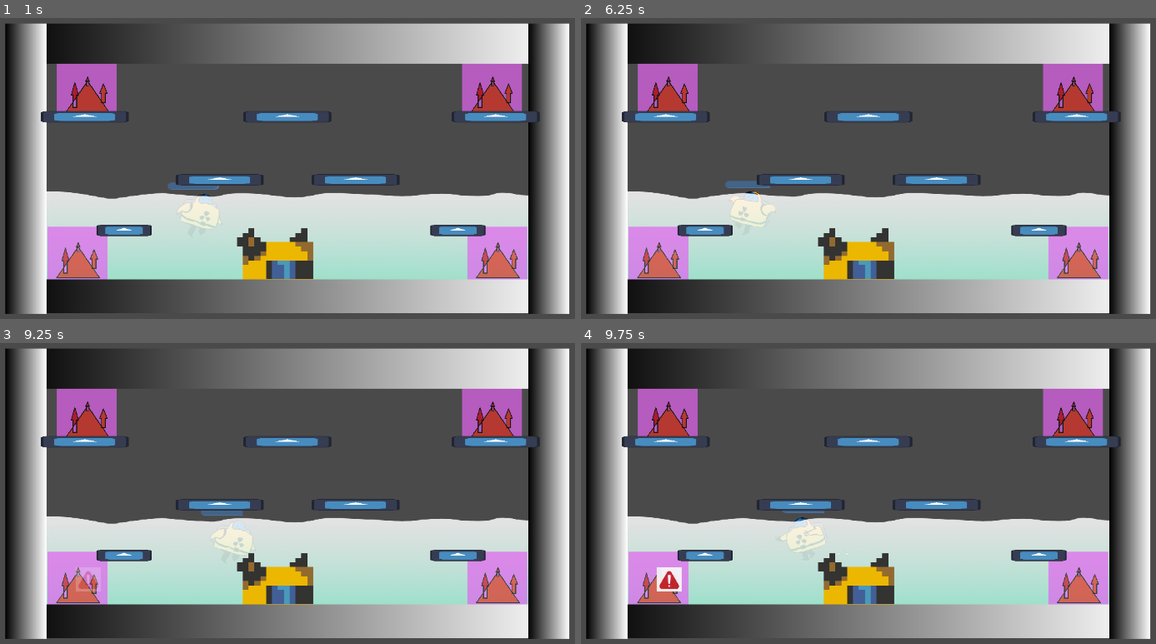
Above: before the commit, frames 1-4 (two rows, left to right).
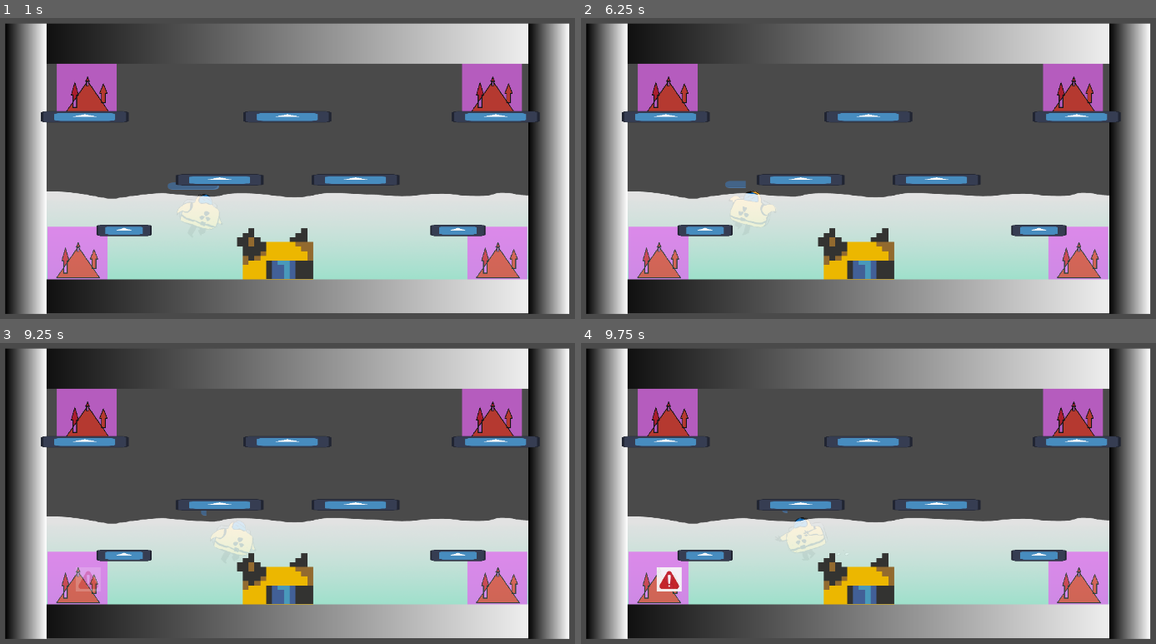
Above: after the commit, the same moments.

Repository: dareios99/GodotJam
Game: Godot game, scene res://main.tscn
The game is run twice, just before and just after one commit, with the same random seed, the same clock (stepped at 60 frames per second) and the same inputs. The engine's default icon, where the game draws it, is replaced by a stand-in: a white triangle on a blue panel in a dark square.
Inputs:
- Up to frame 1 (1 s): tap Enter at 0.5 s; hold Right (right) from 0.53 s (still down); tap X (activate_task) at 0.6 s; tap Space (jump) at 0.77 s
- Up to frame 2 (6.25 s): tap X (activate_task) every 0.75 s from 1.35 to 5.85 s; tap Space (jump) at 1.52, 2, 3.02, 3.77, 4.52, 5.75, 6.02 s; release Right (right) at 2.03 s; hold Left (left) 2.03-2.78 s; hold Right (right) 2.78-4.28 s; tap Enter at 4.25 s; hold Left (left) 4.28-5.03 s; hold Right (right) 5.03-5.78 s; hold Left (left) from 5.78 s (still down)
- Up to frame 3 (9.25 s): tap X (activate_task) every 0.75 s from 6.6 to 8.85 s; tap Space (jump) at 6.77, 7.52, 9.02 s; release Left (left) at 7.28 s; hold Right (right) from 7.28 s (still down)
- Up to frame 4 (9.75 s): release Right (right) at 9.53 s; hold Left (left) from 9.53 s (still down); tap X (activate_task) at 9.6 s

Frame 1 is identical in both runs. In frame 2, less than 0.1% of the frame differs, in the area x 28-33%, y 54-57%; in frame 3, 0.1%, in the area x 35-43%, y 55-58%; in frame 4, less than 0.1%.

Commit message:
update oxygen timers

Diff:
--- a/player.gd
+++ b/player.gd
@@ -1,4 +1,6 @@
 extends CharacterBody2D
+
+signal died
 
 @onready var _animated_sprite = $Sprite2D
 @onready var _oxygen_progress_bar = $OxygenProgressBar
@@ -19,8 +21,8 @@
 var current_jump_velocity = JUMP_VELOCITY
 
 const MAX_OXYGEN_LEVEL = 100
-const OXYGEN_DEPLITION_SPEED = 2
-const OXYGEN_REFILL_SPEED = 4
+const OXYGEN_DEPLITION_SPEED = 10
+const OXYGEN_REFILL_SPEED = 20
 
 var oxygen_level = MAX_OXYGEN_LEVEL
 
@@ -44,17 +46,27 @@
 	add_child(oxygen_refill_timer)
 
 func _oxygen_depleed_timer_timeout():
-	if(oxygen_level >= OXYGEN_DEPLITION_SPEED):
-		oxygen_level -= OXYGEN_DEPLITION_SPEED
-		_oxygen_progress_bar.value = oxygen_level
+	if(oxygen_level > 0):
+		oxygen_level -= min(OXYGEN_DEPLITION_SPEED, oxygen_level)
+
+	_oxygen_progress_bar.value = oxygen_level
+
+	if(oxygen_level <= 0):
+		oxygen_depleed_timer.stop()
+		died.emit()
+
 
 func _oxygen_refill_timer_timeout():
-	if(oxygen_level <= MAX_OXYGEN_LEVEL - OXYGEN_REFILL_SPEED):
-		oxygen_level += OXYGEN_REFILL_SPEED
-		_oxygen_progress_bar.value = oxygen_level
+	if(oxygen_level < MAX_OXYGEN_LEVEL):
+		var level_diff = MAX_OXYGEN_LEVEL - oxygen_level
+		oxygen_level += min(level_diff, OXYGEN_REFILL_SPEED)
+
+	_oxygen_progress_bar.value = oxygen_level
 
 	if oxygen_level == MAX_OXYGEN_LEVEL:
+
 		_oxygen_progress_bar.hide()
+		oxygen_refill_timer.stop()
 
 func has_entred_water() :
 	_oxygen_progress_bar.value = oxygen_level
